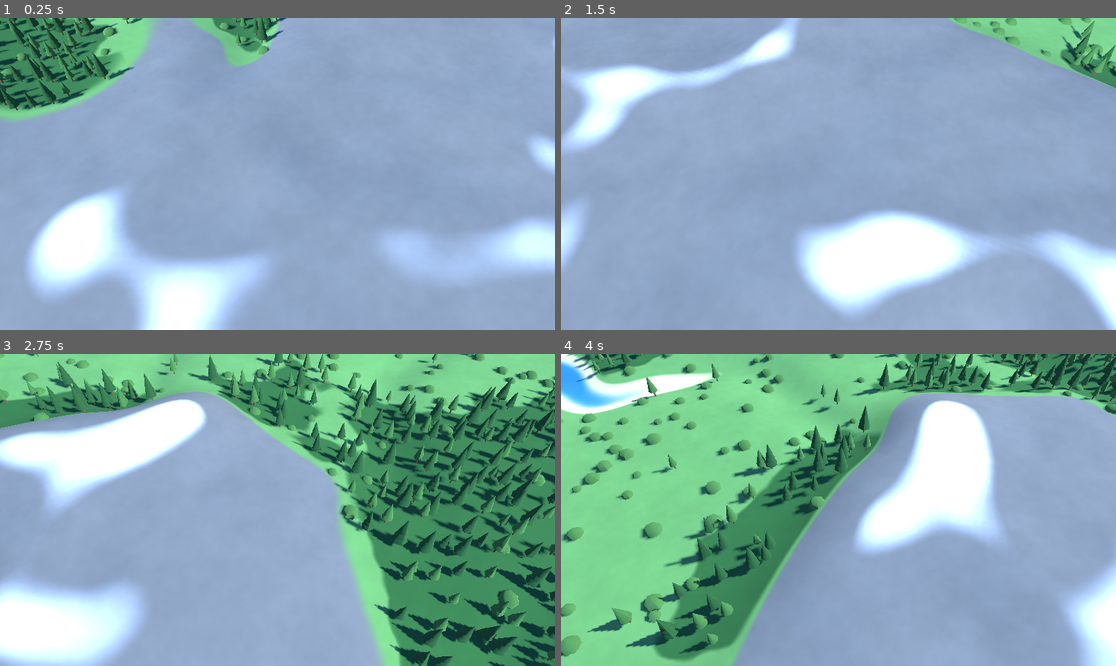
Above: before the commit, frames 1-4 (two rows, left to right).
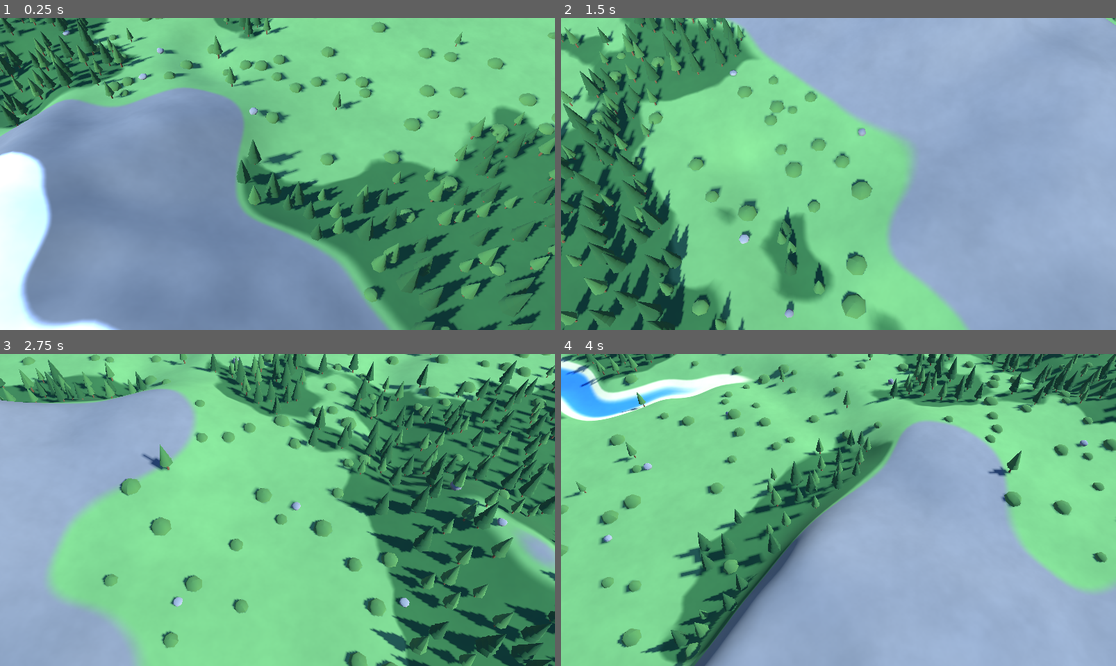
Above: after the commit, the same moments.

Repository: Juanlucg/AgeOfTowns3D
Game: Godot game, scene res://scenes/Main.tscn
Same seed, same stepped clock (60 frames per second), same inputs: the game is played once before the commit and once after it.
Inputs (mouse positions are in pixels of both pictures, inside the frame that each line leads up to):
- Up to frame 1 (0.25 s): no input
- Up to frame 2 (1.5 s): move the mouse to (960, 158) at 0.52 s; hold D 0.53-1.25 s; hold Q 0.53-1.25 s; click (960, 158) at 0.67 s; drag from (727, 189) to (810, 236) at 1.27 s
- Up to frame 3 (2.75 s): move the mouse to (333, 441) at 2.02 s; hold D from 2.03 s (still down); hold Q from 2.03 s (still down)
- Up to frame 4 (4 s): release D at 2.75 s; release Q at 2.75 s; drag from (810, 572) to (672, 463) at 2.77 s; move the mouse to (1005, 556) at 3.52 s; hold A from 3.53 s (still down); hold Q from 3.53 s (still down)

The runs differ from the first frame. In frame 1, 89% of the frame differs, in the area x 0-100%, y 0-100%; in frame 2, 65%; in frame 3, 73%; in frame 4, 44%.

Commit message:
Montañas mas altas y picudas con rocas de suelo pequeñas
- Terrain: montañas mas prominentes (MOUNT_BASE 2.6, MOUNT_AMP 8) con
  crestas multifractales de 3 octavas, aspereza por zona (algunas cadenas
  con picos afilados, otras como macizos suaves) y suavizado final reducido
  (radio 2) para no aplastar los picos. Niveles de roca/nieve ajustados
  (3.5 / 7.0) y sincronizados con el shader del terreno.
- Rocks: cantos low-poly convexos (icosaedro subdividido con vertices
  desplazados) instanciados con MultiMesh, mas pequeños (0.2-0.45), solo en
  el suelo (bosque, llanuras y piedemonte) — fuera de montañas y nieve.

Diff:
--- a/scenes/Main.tscn
+++ b/scenes/Main.tscn
@@ -1,9 +1,10 @@
-[gd_scene load_steps=5 format=3]
+[gd_scene load_steps=6 format=3]
 
 [ext_resource type="Script" path="res://scripts/TerrainMesh.gd" id="1_mesh"]
 [ext_resource type="Script" path="res://scripts/CameraController3D.gd" id="2_cam"]
 [ext_resource type="Script" path="res://scripts/DayNightCycle.gd" id="3_day"]
 [ext_resource type="Script" path="res://scripts/Vegetation.gd" id="4_veg"]
+[ext_resource type="Script" path="res://scripts/Rocks.gd" id="5_rocks"]
 
 [node name="Main" type="Node3D"]
 
@@ -26,3 +27,6 @@
 
 [node name="Vegetation" type="Node3D" parent="."]
 script = ExtResource("4_veg")
+
+[node name="Rocks" type="Node3D" parent="."]
+script = ExtResource("5_rocks")
--- /dev/null
+++ b/scripts/Rocks.gd
@@ -0,0 +1,170 @@
+extends Node3D
+# Rocas: cantos de bajo poligono instanciados con MultiMesh. Forma de boulder
+# (icosaedro subdividido, con los vertices desplazados radialmente y aplastado
+# en Y): anchas y bajas, medio hundidas en el suelo. Frecuentes en montaña y
+# cumbres nevadas, raras en bosques y llanuras.
+
+const STEP := 1.3
+const JITTER := 0.5
+const FOOTHILL_PROB := 0.03
+const FOREST_PROB := 0.015
+const PLAINS_PROB := 0.01
+const FOOTHILL_HEIGHT := 2.6
+const SCALE_MIN := 0.2
+const SCALE_MAX := 0.45
+
+const ROCK_COLOR := Color(0.52, 0.50, 0.47)
+const ROCK_COLOR_CRAG := Color(0.47, 0.45, 0.43)
+const ROCK_COLOR_SLAB := Color(0.55, 0.53, 0.49)
+
+
+func _ready() -> void:
+	var boulder := _build_rock(_mesh_rng(201), 0.7, ROCK_COLOR)
+	var crag := _build_rock(_mesh_rng(202), 1.0, ROCK_COLOR_CRAG)
+	var slab := _build_rock(_mesh_rng(203), 0.45, ROCK_COLOR_SLAB)
+	var sy := [0.7, 1.0, 0.45]
+
+	var boulder_list: Array[Transform3D] = []
+	var crag_list: Array[Transform3D] = []
+	var slab_list: Array[Transform3D] = []
+	var rng := RandomNumberGenerator.new()
+	rng.seed = Terrain.SEED + 20
+
+	var x := 0.0
+	while x < Terrain.WORLD_SIZE:
+		var y := 0.0
+		while y < Terrain.WORLD_SIZE:
+			var p := Vector2(x, y)
+			var pos := p + Vector2(rng.randf_range(-JITTER, JITTER), rng.randf_range(-JITTER, JITTER))
+			if Terrain.distance_to_water(pos) < 0.5:
+				y += STEP
+				continue
+			var cls := Terrain.terrain_type(pos)
+			var prob := 0.0
+			match cls:
+				"bosque":
+					prob = FOREST_PROB
+				"llanura":
+					prob = PLAINS_PROB
+					if Terrain.height_at(pos) > FOOTHILL_HEIGHT:
+						prob = FOOTHILL_PROB
+				_:
+					prob = 0.0
+			if prob > 0.0 and rng.randf() < prob:
+				var hgt := clampf((Terrain.height_at(pos) - 3.0) / 4.0, 0.0, 1.0)
+				var s := lerpf(SCALE_MIN, SCALE_MAX, hgt) * rng.randf_range(0.8, 1.25)
+				var variant := rng.randi_range(0, 2)
+				var yaw := rng.randf_range(0.0, TAU)
+				var basis := Basis(Vector3.UP, yaw).scaled(Vector3(s, s, s))
+				var h := Terrain.height_at(pos)
+				var t := Transform3D(basis, Vector3(pos.x, h + sy[variant] * s * 1.0, pos.y))
+				match variant:
+					0:
+						boulder_list.append(t)
+					1:
+						crag_list.append(t)
+					_:
+						slab_list.append(t)
+			y += STEP
+		x += STEP
+
+	_add_multimesh(boulder, boulder_list)
+	_add_multimesh(crag, crag_list)
+	_add_multimesh(slab, slab_list)
+
+
+func _mesh_rng(seed: int) -> RandomNumberGenerator:
+	var rng := RandomNumberGenerator.new()
+	rng.seed = seed
+	return rng
+
+
+func _add_multimesh(mesh: ArrayMesh, transforms: Array[Transform3D]) -> void:
+	if transforms.is_empty():
+		return
+	var mm := MultiMesh.new()
+	mm.transform_format = MultiMesh.TRANSFORM_3D
+	mm.mesh = mesh
+	mm.instance_count = transforms.size()
+	for i in transforms.size():
+		mm.set_instance_transform(i, transforms[i])
+	var mi := MultiMeshInstance3D.new()
+	mi.multimesh = mm
+	add_child(mi)
+
+
+func _material() -> StandardMaterial3D:
+	var mat := StandardMaterial3D.new()
+	mat.vertex_color_use_as_albedo = true
+	mat.roughness = 1.0
+	mat.cull_mode = BaseMaterial3D.CULL_DISABLED
+	return mat
+
+
+func _icosa_verts() -> Array[Vector3]:
+	var t := (1.0 + sqrt(5.0)) * 0.5
+	return [
+		Vector3(-1, t, 0), Vector3(1, t, 0), Vector3(-1, -t, 0), Vector3(1, -t, 0),
+		Vector3(0, -1, t), Vector3(0, 1, t), Vector3(0, -1, -t), Vector3(0, 1, -t),
+		Vector3(t, 0, -1), Vector3(t, 0, 1), Vector3(-t, 0, -1), Vector3(-t, 0, 1),
+	]
+
+
+func _icosa_faces() -> Array:
+	return [
+		[0, 11, 5], [0, 5, 1], [0, 1, 7], [0, 7, 10], [0, 10, 11],
+		[1, 5, 9], [5, 11, 4], [11, 10, 2], [10, 7, 6], [7, 1, 8],
+		[3, 9, 4], [3, 4, 2], [3, 2, 6], [3, 6, 8], [3, 8, 9],
+		[4, 9, 5], [2, 4, 11], [6, 2, 10], [8, 6, 7], [9, 8, 1],
+	]
+
+
+# Boulder: icosaedro subdividido una vez (80 caras), vertices desplazados
+# radialmente y aplastado en Y -> canto anguloso pero redondeado, ancho y bajo.
+func _build_rock(rng: RandomNumberGenerator, sy: float, col: Color) -> ArrayMesh:
+	var verts := _icosa_verts()
+	var faces := _icosa_faces()
+	var cache := {}
+	var mid := func(a: int, b: int) -> int:
+		var key := mini(a, b) * 1000 + maxi(a, b)
+		if cache.has(key):
+			return cache[key]
+		verts.append((verts[a] + verts[b]) * 0.5)
+		var idx := verts.size() - 1
+		cache[key] = idx
+		return idx
+
+	var new_faces: Array = []
+	for f in faces:
+		var a: int = f[0]
+		var b: int = f[1]
+		var c: int = f[2]
+		var ab: int = mid.call(a, b)
+		var bc: int = mid.call(b, c)
+		var ca: int = mid.call(c, a)
+		new_faces.append([a, ab, ca])
+		new_faces.append([ab, b, bc])
+		new_faces.append([ca, bc, c])
+		new_faces.append([ab, bc, ca])
+	faces = new_faces
+
+	for i in range(verts.size()):
+		verts[i] = verts[i].normalized()
+	for i in range(verts.size()):
+		var d := rng.randf_range(1.0, 1.35)
+		var v := verts[i] * d
+		verts[i] = Vector3(v.x, v.y * sy, v.z)
+
+	var st := SurfaceTool.new()
+	st.begin(Mesh.PRIMITIVE_TRIANGLES)
+	for f in faces:
+		st.set_color(col)
+		st.add_vertex(verts[f[0]])
+		st.set_color(col)
+		st.add_vertex(verts[f[1]])
+		st.set_color(col)
+		st.add_vertex(verts[f[2]])
+	st.generate_normals()
+	var mesh := st.commit()
+	mesh.surface_set_material(0, _material())
+	return mesh
--- a/scripts/Terrain.gd
+++ b/scripts/Terrain.gd
@@ -22,8 +22,8 @@
 # Nivel del mar y bandas de bioma
 const SEA_LEVEL := 0.0
 const BEACH_TOP := 0.28
-const ROCK_LEVEL := 3.0
-const SNOW_LEVEL := 4.2
+const ROCK_LEVEL := 3.5
+const SNOW_LEVEL := 7.0
 
 # Mascara tierra/mar (continente + océano alrededor)
 const CONTINENT_FREQ := 1.8
@@ -47,8 +47,12 @@
 
 # Montañas (crestas), solo en el interior profundo
 const MOUNT_FREQ := 3.5
-const MOUNT_AMP := 2.2
+const MOUNT_BASE := 2.6
+const MOUNT_AMP := 8.0
 const MOUNT_RAMP_START := 2.0
+const RANGE_FREQ := 1.1
+const RANGE_SHARP := -0.1
+const RUGGED_FREQ := 2.2
 
 # Bosque (ruido de humedad)
 const FOREST_FREQ := 7.0
@@ -63,7 +67,7 @@
 const RIVER_MAX_STEPS := 600
 
 # Suavizado final del relieve
-const SMOOTH_RADIUS := 4
+const SMOOTH_RADIUS := 2
 
 # Clases de terreno (para consumo externo)
 const CLASS_WATER := 0
@@ -122,6 +126,16 @@
 	mount_noise.seed = SEED + 3
 	mount_noise.noise_type = FastNoiseLite.TYPE_SIMPLEX_SMOOTH
 	mount_noise.frequency = MOUNT_FREQ
+
+	var range_noise := FastNoiseLite.new()
+	range_noise.seed = SEED + 6
+	range_noise.noise_type = FastNoiseLite.TYPE_SIMPLEX_SMOOTH
+	range_noise.frequency = RANGE_FREQ
+
+	var rugged_noise := FastNoiseLite.new()
+	rugged_noise.seed = SEED + 7
+	rugged_noise.noise_type = FastNoiseLite.TYPE_SIMPLEX_SMOOTH
+	rugged_noise.frequency = RUGGED_FREQ
 
 	var forest_noise := FastNoiseLite.new()
 	forest_noise.seed = SEED + 4
@@ -168,15 +182,31 @@
 			var t := _smoothstep(clampf(d_land_u / WATER_RAMP_U, 0.0, 1.0))
 			heights[idx] = lerpf(0.0, -WATER_DEPTH, t)
 			continue
+		var nx := float(i) / float(_width)
+		var ny := float(j) / float(_height)
 		var d_u: float = coast_dist[idx] / _px_per_unit
 		var ramp := RAMP_MAX * clampf(d_u / RAMP_DIST, 0.0, 1.0)
 		var hills_w := _smoothstep(clampf(d_u / HILL_FADE_U, 0.0, 1.0))
-		var hills: float = hill_noise.get_noise_2d(float(i) / float(_width), float(j) / float(_height)) * HILL_AMP * hills_w
+		var hills: float = hill_noise.get_noise_2d(nx, ny) * HILL_AMP * hills_w
 		var m_mask := _smoothstep(clampf((ramp - MOUNT_RAMP_START) / (RAMP_MAX - MOUNT_RAMP_START), 0.0, 1.0))
-		var mr: float = mount_noise.get_noise_2d(float(i) / float(_width), float(j) / float(_height))
-		var ridge: float = 1.0 - absf(mr)
-		ridge *= ridge
-		var mtn: float = ridge * MOUNT_AMP * m_mask
+		# Cadenas de montaña: solo donde el ruido de cadenas supera el umbral,
+		# dejando valles y zonas llanas entre sierras.
+		var range_m := _smoothstep(clampf((range_noise.get_noise_2d(nx, ny) - RANGE_SHARP) / 0.5, 0.0, 1.0))
+		# Aspereza por zona: solo algunas cadenas desarrollan picos afilados,
+		# otras quedan como macizos suaves (variedad montañosa).
+		var rugged := _smoothstep(clampf((rugged_noise.get_noise_2d(nx, ny) + 0.1) / 0.5, 0.0, 1.0))
+		var ridge_amp := lerpf(0.35, 1.0, rugged)
+		# Cresta multifractal: varias octavas de (1-|noise|)^2 -> cumbres afiladas
+		# con estribaciones mas suaves alrededor.
+		var ridge_total := 0.0
+		var amp := 1.0
+		var freq := 1.0
+		for o in range(3):
+			var r := 1.0 - absf(mount_noise.get_noise_2d(nx * freq, ny * freq))
+			ridge_total += r * r * amp
+			amp *= 0.55
+			freq *= 2.3
+		var mtn: float = (MOUNT_BASE + ridge_total * MOUNT_AMP * ridge_amp) * range_m * m_mask
 		heights[idx] = ramp + hills + mtn
 
 	# --- Rios: trazado downhill y excavado del cauce ---
--- a/scripts/TerrainMesh.gd
+++ b/scripts/TerrainMesh.gd
@@ -101,12 +101,12 @@
 			vec3 land = C_BEACH;
 			float t_plains = smoothstep(0.28, 0.36, h);
 			land = mix(land, C_PLAINS, t_plains);
-			float t_rock = smoothstep(3.0, 3.15, h);
+			float t_rock = smoothstep(3.5, 3.65, h);
 			land = mix(land, C_ROCK, t_rock);
-			float t_snow = smoothstep(4.2, 4.35, h);
+			float t_snow = smoothstep(7.0, 7.15, h);
 			land = mix(land, C_SNOW, t_snow);
 			float plains_lo = smoothstep(0.36, 0.5, h);
-			float plains_hi = smoothstep(3.0, 2.8, h);
+			float plains_hi = smoothstep(3.5, 3.3, h);
 			float t_forest = plains_lo * plains_hi * smoothstep(0.06, 0.10, forest);
 			land = mix(land, C_FOREST, t_forest);
 
Not shown, added: scripts/Rocks.gd.uid
